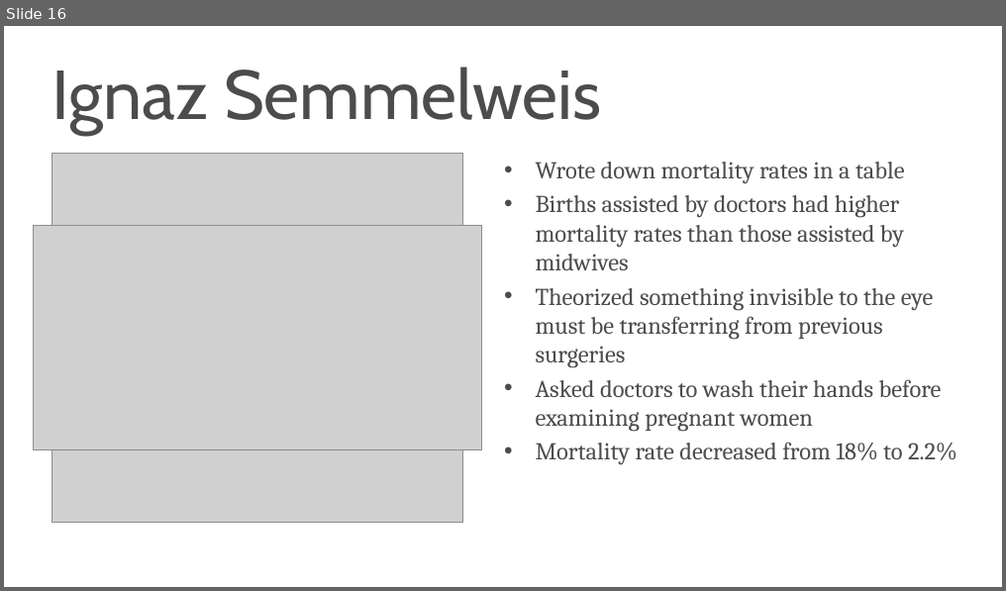
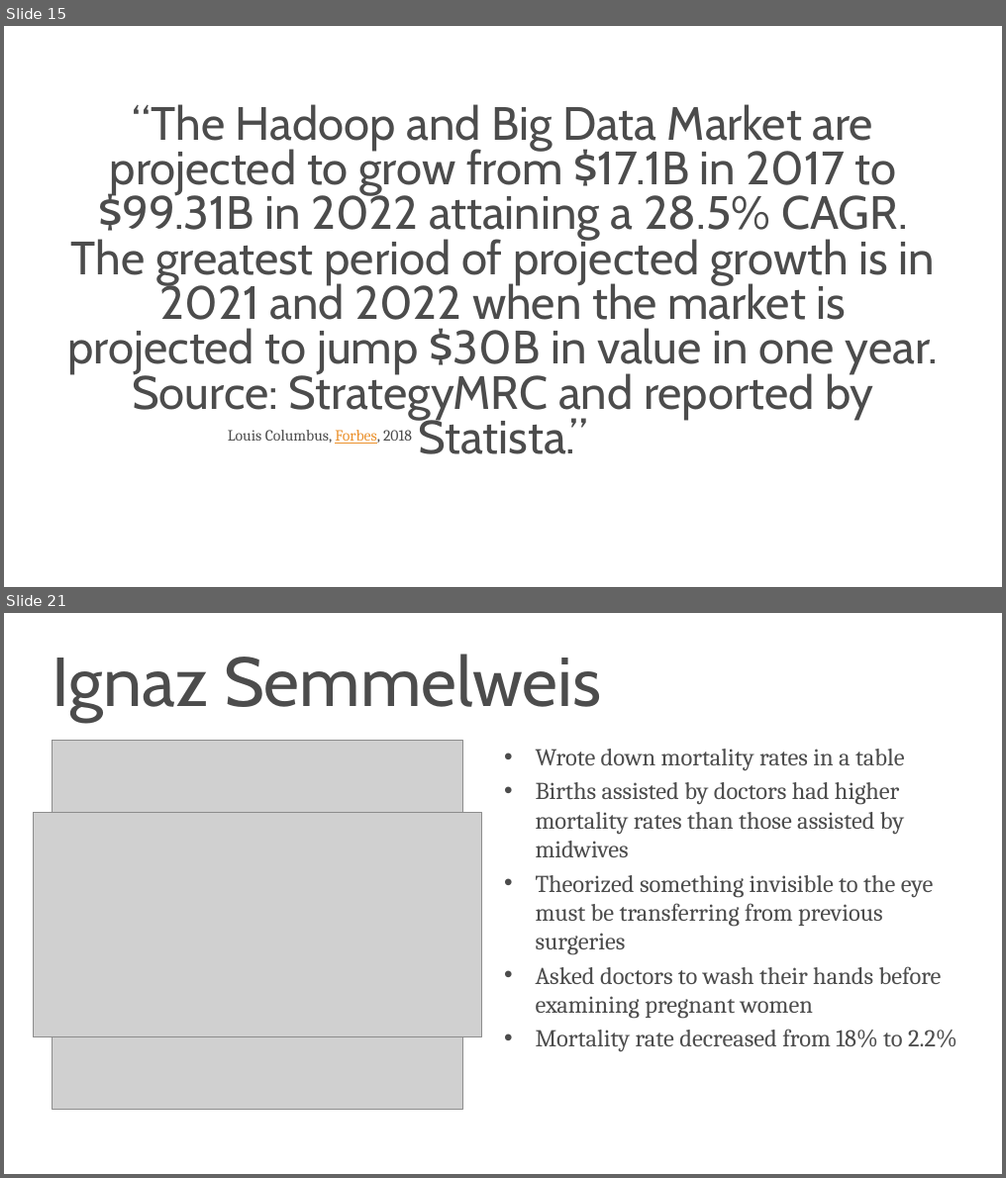
Before and after one commit to s-kyle-reed/data-lecture, a slide deck: lecture.pptx. Shown one above the other, each under a label of ours: slide 16 before the commit, slides 15 and 21 after it; the slides between them are not shown. The pictures are 1006x591 and 1006x1178 pixels, drawn with LibreOffice and Linux fonts; fonts in the diff are those of the drawing; grey boxes stand for pictures; background and template pictures are left out. Boxes give left, top, right and bottom in pixels: in the first picture for what was removed or moved away, otherwise in the second. Text is boxed around its words. In the diff, an @@ line names an element or a change of style, - is before the commit and + after.

```diff
--- a/lecture.pptx
+++ b/lecture.pptx
@@ slide 15 added at (x1=4, y1=26, x2=1002, y2=587), background #FFFFFF @@
@@ title added at (x1=68, y1=104, x2=939, y2=420), 54 pt, text #4C4C4C @@
+“The Hadoop and Big Data Market are projected to grow from $17.1B in 2017 to $99.31B in 2022 attaining a 28.5% CAGR. The greatest period of projected growth is in 2021 and 2022 when the market is projected to jump $30B in value in one year. Source: StrategyMRC and reported by Statista.”
@@ text added at (x1=228, y1=430, x2=412, y2=444), 18 pt, text #4C4C4C @@
+Louis Columbus, Forbes, 2018
@@ what was slide 16 is now slide 21 @@
```
Also in this commit, not shown: 3 slides changed, 10 other slides added, 2 slides removed, 16 other files.
